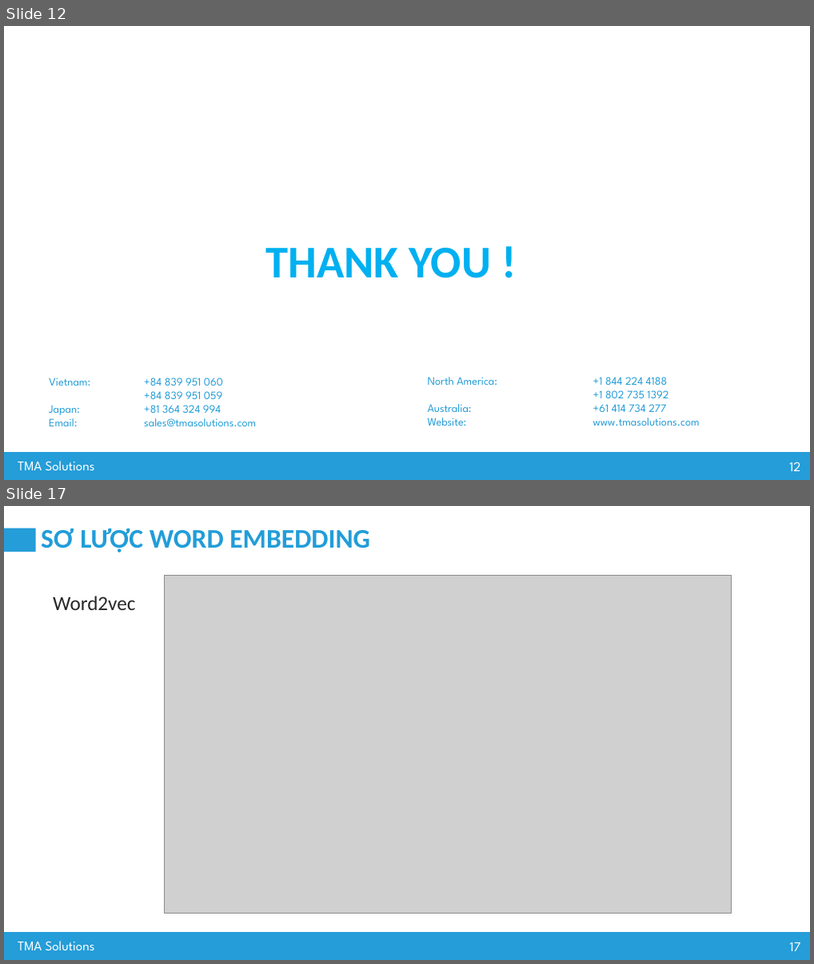
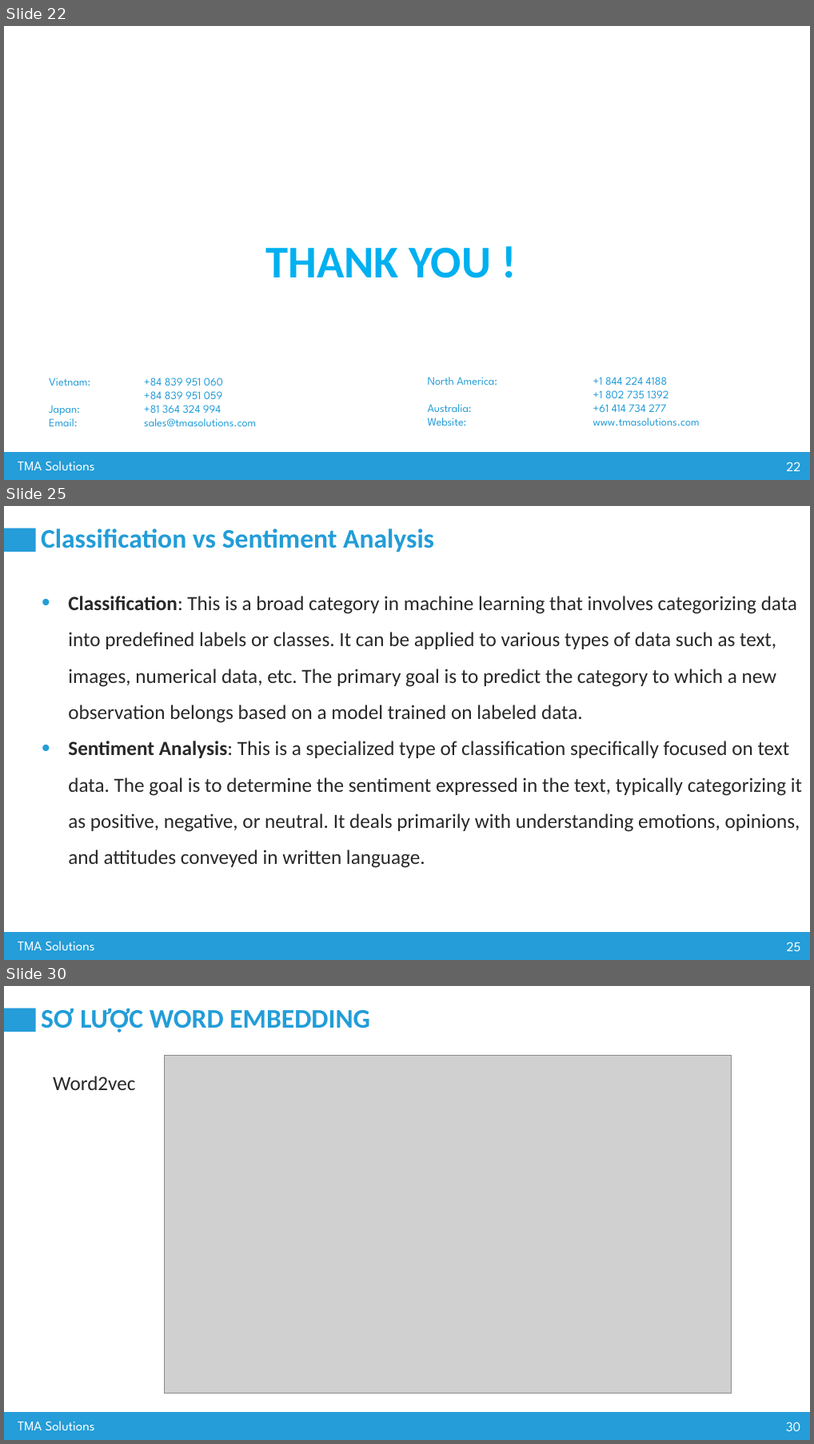
Before and after one commit to nguyenvanhuy0612/DL-1, a slide deck: Workshop-3_AI Advance Training_Group 80.pptx. Shown one above the other, each under a label of ours: slides 12 and 17 before the commit, slides 22, 25 and 30 after it; the slides between them are not shown. The pictures are 814x964 and 814x1444 pixels, drawn with LibreOffice and Linux fonts; fonts in the diff are those of the drawing; grey boxes stand for pictures; background and template pictures are left out. Boxes give left, top, right and bottom in pixels: in the first picture for what was removed or moved away, otherwise in the second. Text is boxed around its words. In the diff, an @@ line names an element or a change of style, - is before the commit and + after.

```diff
--- a/Workshop-3_AI Advance Training_Group 80.pptx
+++ b/Workshop-3_AI Advance Training_Group 80.pptx
@@ slide 25 added at (x1=4, y1=506, x2=810, y2=960), background #FFFFFF; not listed: 4 template elements that a slide beside it also shows @@
@@ title added at (x1=41, y1=528, x2=434, y2=552), 32 pt, text #229DD8, bold @@
+Classification vs Sentiment Analysis
@@ text added at (x1=68, y1=596, x2=802, y2=868), 24 pt, text #282829 @@
+• Classification: This is a broad category in machine learning that involves categorizing data into predefined labels or classes. It can be applied to various types of data such as text, images, numerical data, etc. The primary goal is to predict the category to which a new observation belongs based on a model trained on labeled data.
+• Sentiment Analysis: This is a specialized type of classification specifically focused on text data. The goal is to determine the sentiment expressed in the text, typically categorizing it as positive, negative, or neutral. It deals primarily with understanding emotions, opinions, and attitudes conveyed in written language.
@@ what was slide 12 is now slide 22 @@
@@ page number at (x1=786, y1=461, x2=801, y2=471): text changed @@
-12
+22
@@ what was slide 17 is now slide 30 @@
@@ page number at (x1=786, y1=1421, x2=801, y2=1431): text changed @@
-17
+30
```
Also in this commit, not shown: 6 slides changed, 12 other slides added, 5 other files.
